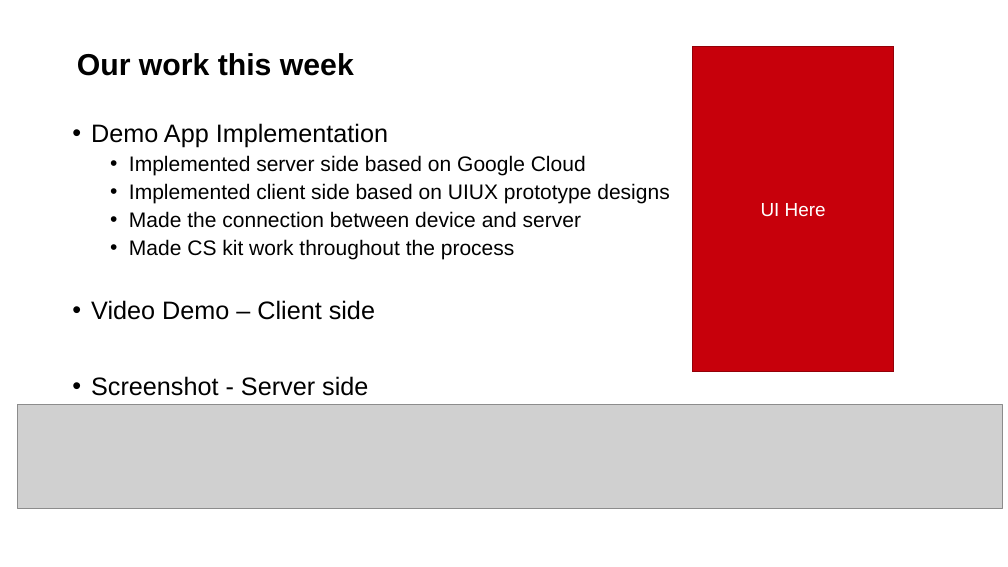
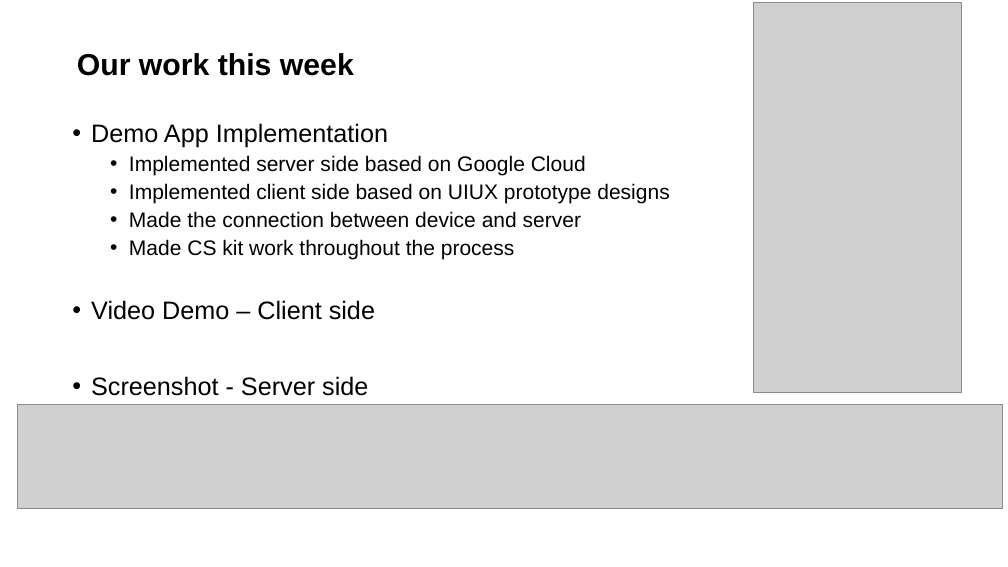
Before and after one commit to JackXu0/Contact_Tracing, a slide deck: slide 3 of Week4 Pre/CT Project Weekly Status Report 6-26-2020.pptx. Drawn at 1008x567 pixels with LibreOffice and Linux fonts; fonts in the diff are those of the drawing; grey boxes stand for pictures; background and template pictures are left out. Boxes give left, top, right and bottom in pixels: in the first picture for what was removed or moved away, otherwise in the second. Text is boxed around its words. In the diff, an @@ line names an element or a change of style, - is before the commit and + after.

Commit message:
Week4 update

```diff
--- a/Week4 Pre/CT Project Weekly Status Report 6-26-2020.pptx
+++ b/Week4 Pre/CT Project Weekly Status Report 6-26-2020.pptx
@@ picture added at (753,2,961,392) @@
@@ rectangle removed at (693,47,894,371) @@
-UI Here
```
Also in this commit, not shown: 1 other file.
